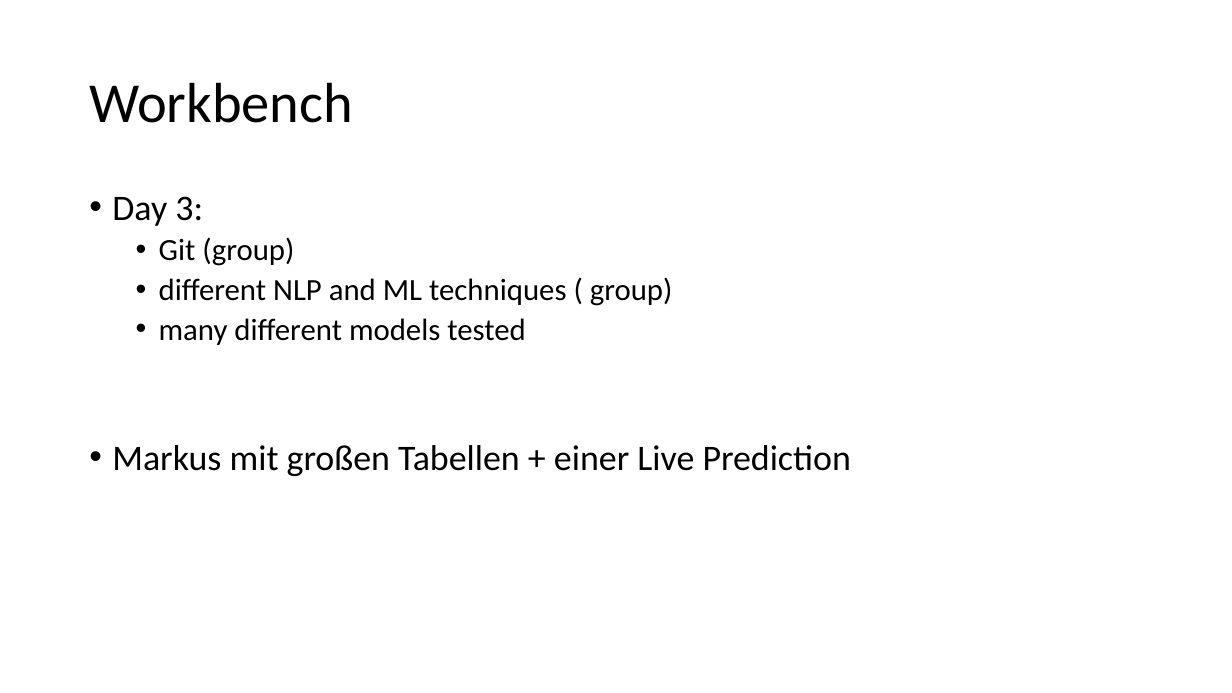
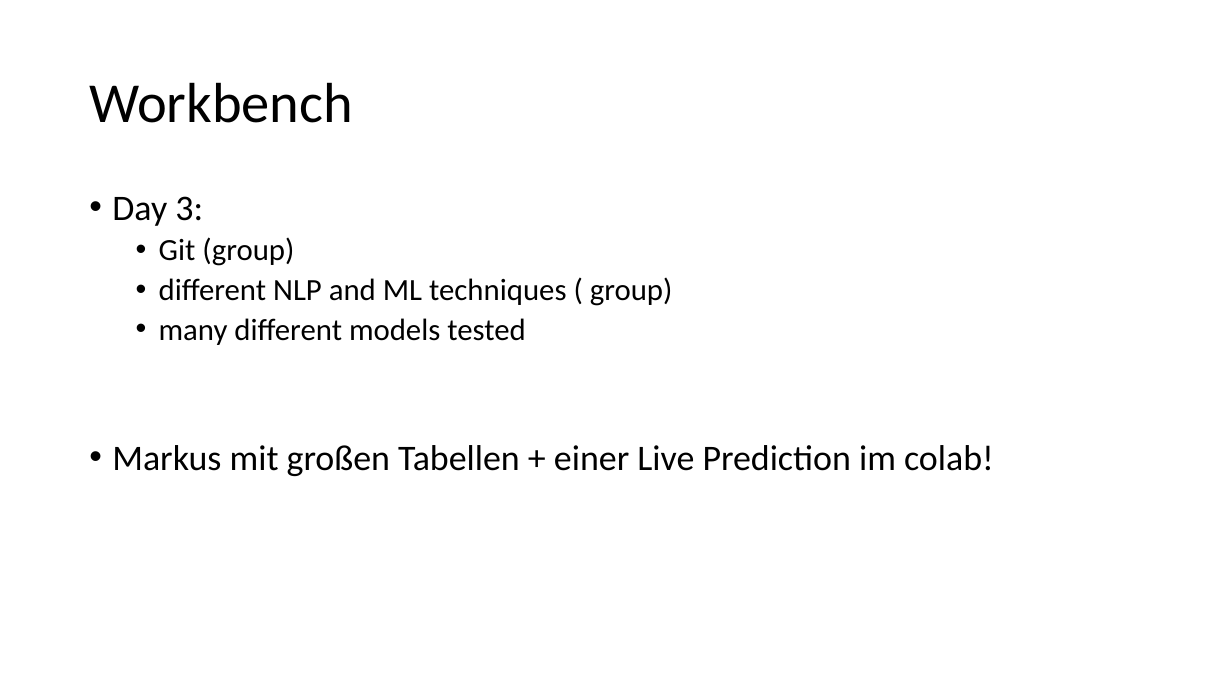
Before and after one commit to julia105/NLP-Project, a slide deck: slide 6 of Presentation Fire.pptx. Drawn at 1232x693 pixels with LibreOffice and Linux fonts; fonts in the diff are those of the drawing. Boxes give left, top, right and bottom in pixels: in the first picture for what was removed or moved away, otherwise in the second. Text is boxed around its words. In the diff, an @@ line names an element or a change of style, - is before the commit and + after.

```diff
--- a/Presentation Fire.pptx
+++ b/Presentation Fire.pptx
@@ text at box(112, 445, 994, 476): text changed @@
-• Markus mit großen Tabellen + einer Live Prediction
+• Markus mit großen Tabellen + einer Live Prediction im colab!
```
Also in this commit, not shown: 4 other slides changed, 1 slide removed.
